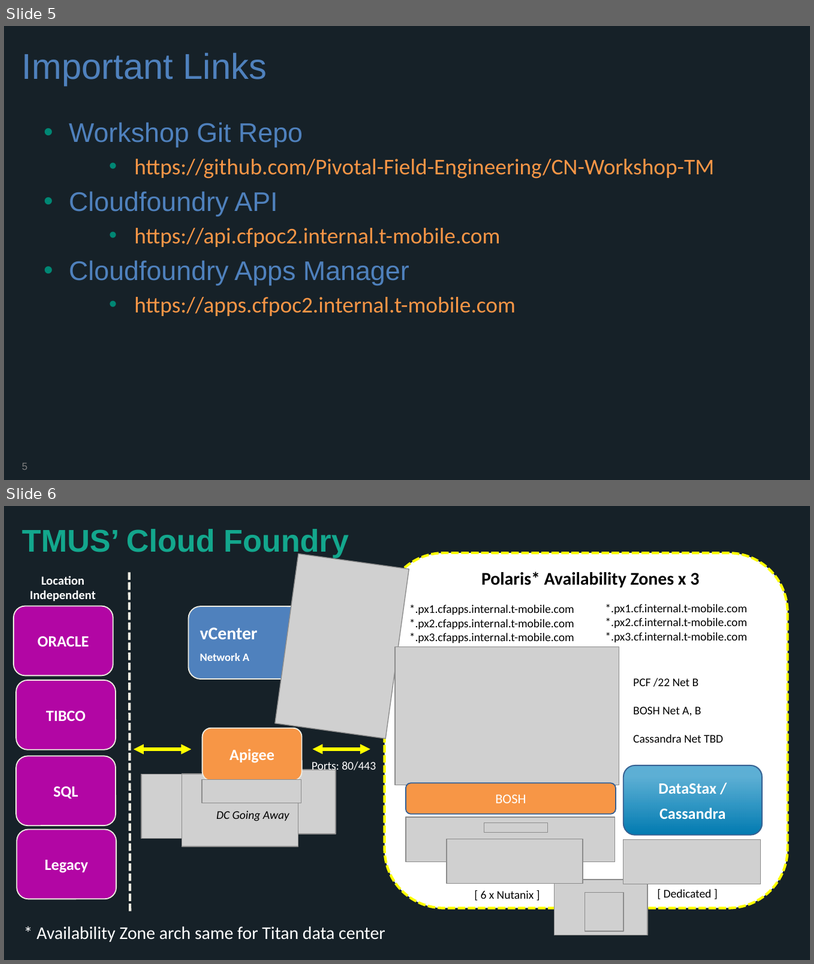
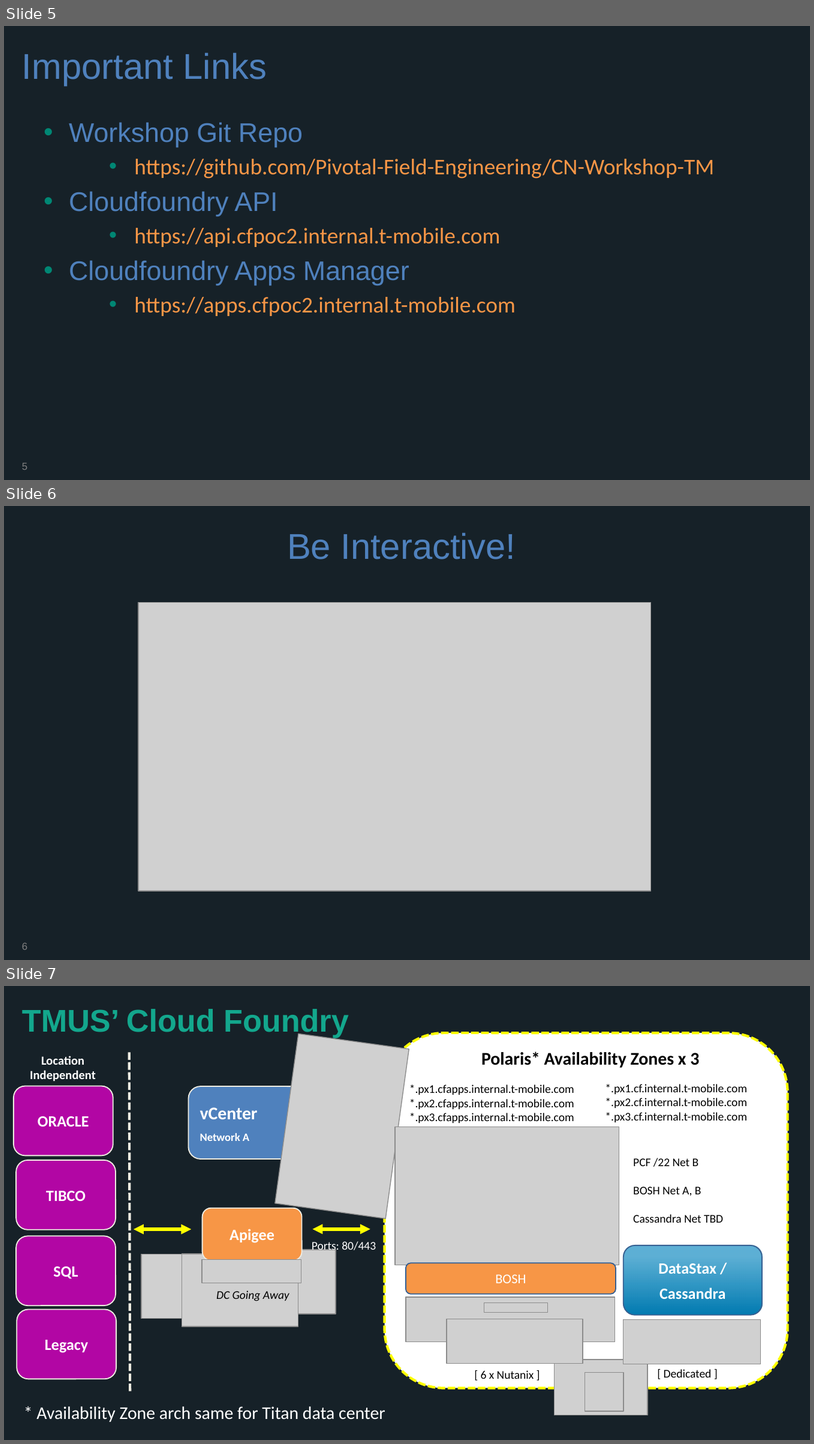
Before and after one commit to tichimura-pivotal/CN-Workshop-ASY, a slide deck: presentations/Intro_CF_at_TM.pptx. Shown one above the other, each under a label of ours: slides 5 and 6 before the commit, slides 5, 6 and 7 after it. The pictures are 814x964 and 814x1444 pixels, drawn with LibreOffice and Linux fonts; fonts in the diff are those of the drawing; grey boxes stand for pictures; background and template pictures are left out. Boxes give left, top, right and bottom in pixels: in the first picture for what was removed or moved away, otherwise in the second. Text is boxed around its words. In the diff, an @@ line names an element or a change of style, - is before the commit and + after.

```diff
--- a/presentations/Intro_CF_at_TM.pptx
+++ b/presentations/Intro_CF_at_TM.pptx
@@ slide 6 added at [4,506,810,960], background #162128 @@
@@ title added at [287,532,516,559], 32 pt, text #4F81BD @@
+Be Interactive!
@@ picture added at [138,602,651,891] @@
@@ page number added at [22,942,27,949], 9 pt, text #808080 @@
+6
@@ what was slide 6 is now slide 7 @@
```
Also in this commit, not shown: 1 other file.
